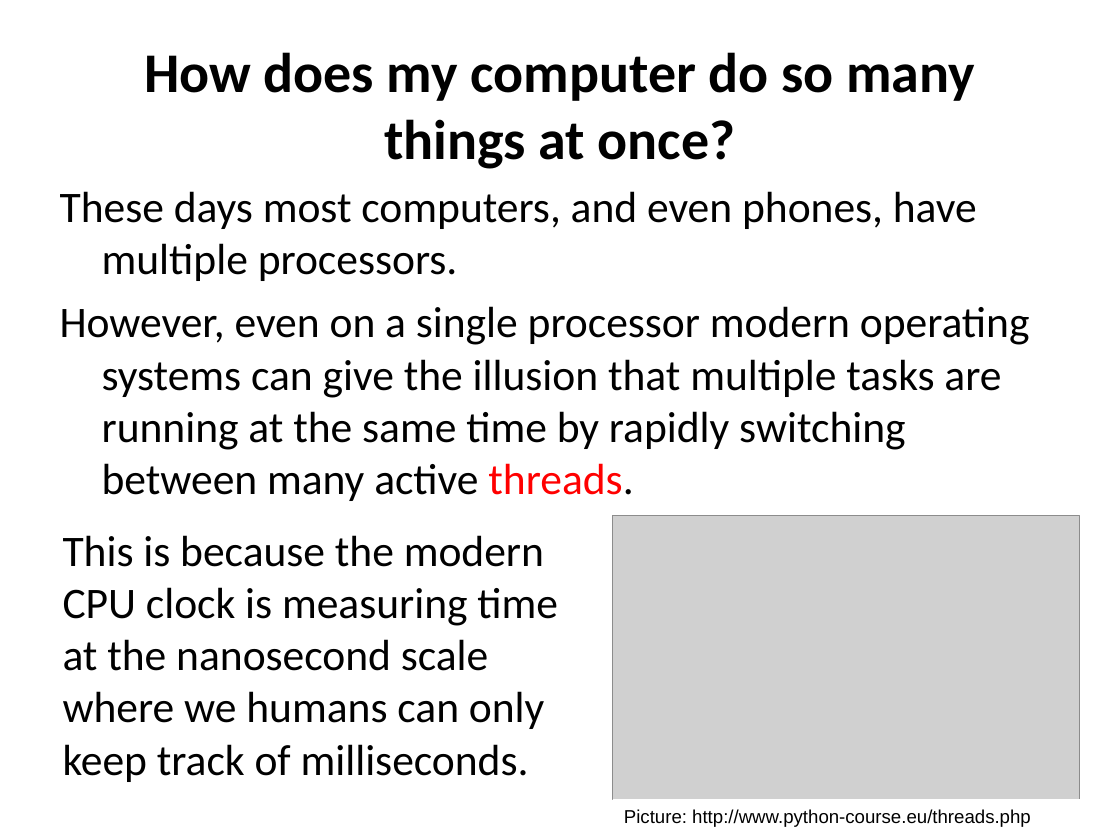
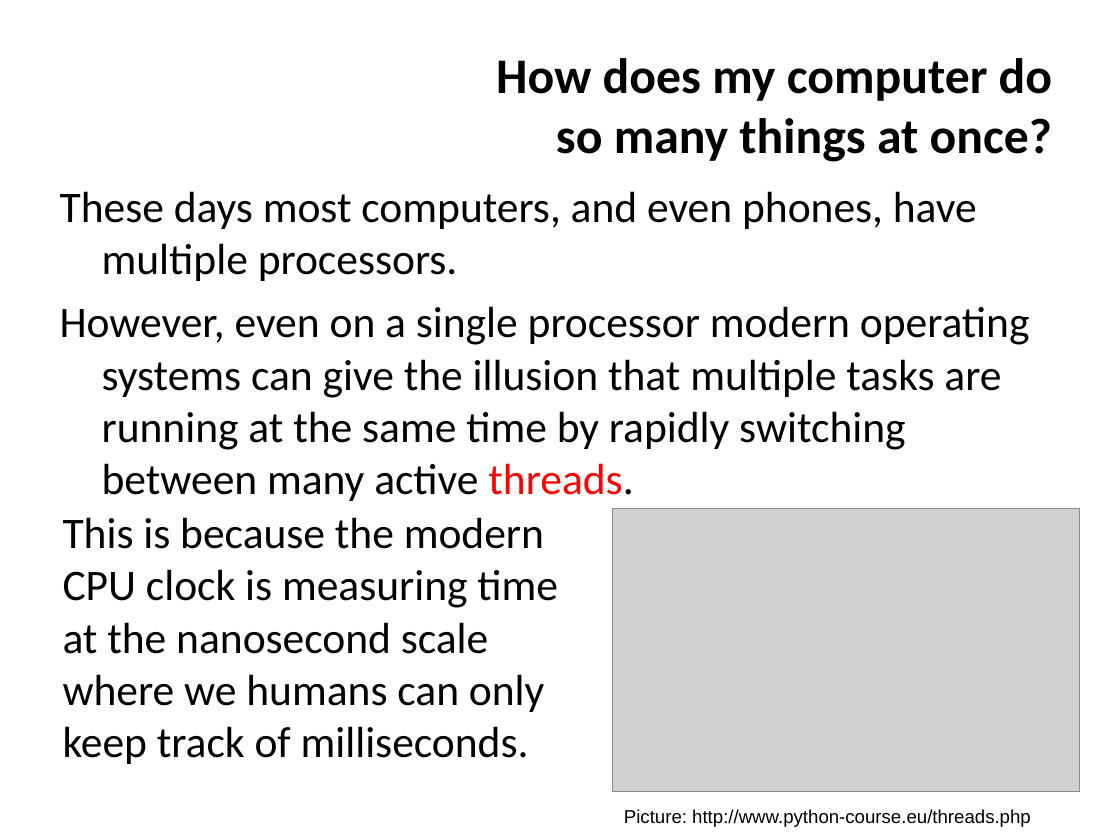
Before and after one commit to ncasuk/ncas-isc, a slide deck: slide 5 of overview_presentations/Parallel_Processing_Large_Data.pptx. Drawn at 1120x840 pixels with LibreOffice and Linux fonts; fonts in the diff are those of the drawing; grey boxes stand for pictures; background and template pictures are left out. Boxes give left, top, right and bottom in pixels: in the first picture for what was removed or moved away, otherwise in the second. Text is boxed around its words. In the diff, an @@ line names an element or a change of style, - is before the commit and + after.

```diff
--- a/overview_presentations/Parallel_Processing_Large_Data.pptx
+++ b/overview_presentations/Parallel_Processing_Large_Data.pptx
@@ title "How does my computer do ...": place and size @@
-title "How does my computer do ..." at (144,52,975,169)
+title "How does my computer do ..." at (496,58,1052,162)
@@ title "How does my computer do ..." at (496,58,1052,162): size 36 to 32 pt; alignment centre to right @@
@@ text "This is because the modern ...": place and size @@
-text "This is because the modern ..." at (63,535,558,782)
+text "This is because the modern ..." at (63,517,558,764)
@@ picture: place and size @@
-picture at (613,515,1079,799)
+picture at (613,508,1079,792)
@@ text "Picture: http://www.python-course.eu/threads.php" rewrapped from (613,800,1107,833) to (624,809,1031,827) @@
```
Also in this commit, not shown: 25 other slides changed, 5 other files.
